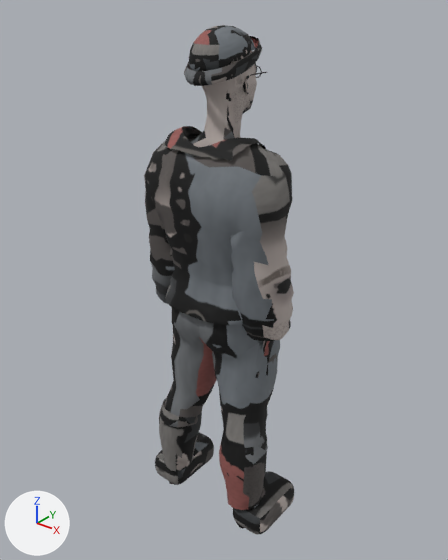
What one commit did to the glTF model assets/models/kedr/double_semenov.glb.
Before and after are seen from a 50 mm camera at (1.222, -1.5, 1.907) aimed at (-0.011, 0.042, 0.95). The axes (+X, +Y, +Z) are drawn at lower left. The lights are the same throughout. The older version comes first. Vertices at exactly the same position are counted once.

The older version as bpy lines, for what is in view:
```python
me_female_v006lowresuv_001 = bpy.data.meshes.new('female_v006lowresUV.001')
me_female_v006lowresuv_001.from_pydata(...)  # 6372 vertices, 12305 faces; spans x -0.29..0.29, y -0.17..0.2, z -0.01..1.78
me_female_v006lowresuv_001.materials.append(mat_double_semenov_baked)  # picture img_double_semenov
ob_double_semenov = bpy.data.objects.new('double_semenov', me_female_v006lowresuv_001)
ob_double_semenov.location = (0.0, 0.0, 0.0)
```
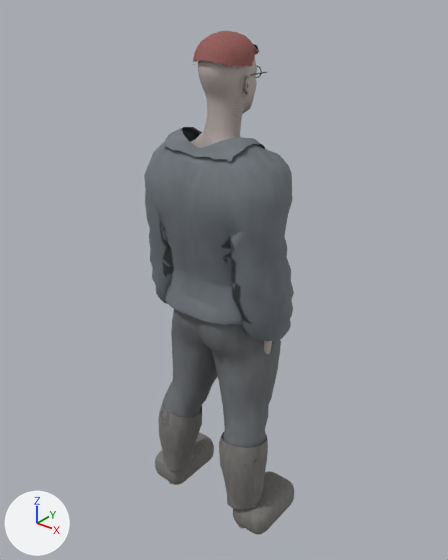
Pixel boxes (x1, y1, x2, y2) of what changed, in the pictures (448 x 560 px; the box of a moved part takes in the faces that stretch with it):
'double_semenov', reshaped
    before: (144, 25, 294, 534)
    after: (144, 31, 294, 534)
part 1 of me_female_v006lowresuv_001, cut back
    before: (165, 25, 266, 161)
    after: (165, 31, 265, 162)
part 2 of me_female_v006lowresuv_001, moved or reshaped
    before: (159, 308, 280, 510)
    after: (158, 309, 281, 510)
part 3 of me_female_v006lowresuv_001, surface changed
    both: (144, 40, 294, 534)

What changed in the scene script:
```text
Change me_female_v006lowresuv_001:
    used by ob_double_semenov; location = (0.0, 0.0, 0.0)
    remove me_female_v006lowresuv_001.from_pydata(...)  # 6372 vertices, 12305 faces; spans x -0.29..0.29, y -0.17..0.2, z -0.01..1.78
    add me_female_v006lowresuv_001.from_pydata(...)  # 6701 vertices, 12856 faces; spans x -0.29..0.29, y -0.17..0.2, z -0.01..1.77
    me_female_v006lowresuv_001 part 1: 23 vertices moved from x -0.1..0.15, y -0.11..0.16, z 1.43..1.76 to x -0.1..0.15, y 0.0..0.15, z 1.43..1.75; 219 vertices removed from x -0.15..0.15, y -0.12..0.16, z 1.41..1.78; 530 vertices added at x -0.15..0.15, y -0.12..0.15, z 1.41..1.77
    me_female_v006lowresuv_001 part 2: 59 vertices moved from x -0.24..0.23, y -0.14..0.13, z 0.12..0.93 to x -0.24..0.23, y -0.13..0.14, z 0.12..0.93; 239 vertices removed from x -0.24..0.24, y -0.14..0.16, z 0.12..0.95; 239 vertices added at x -0.24..0.24, y -0.14..0.16, z 0.12..0.95
    me_female_v006lowresuv_001 part 3: 9696 kept faces spanning x -0.29..0.29, y -0.17..0.2, z -0.01..1.75 get new texture (UV) coordinates
    other edits to the shape of me_female_v006lowresuv_001 do not show in these pictures
```
